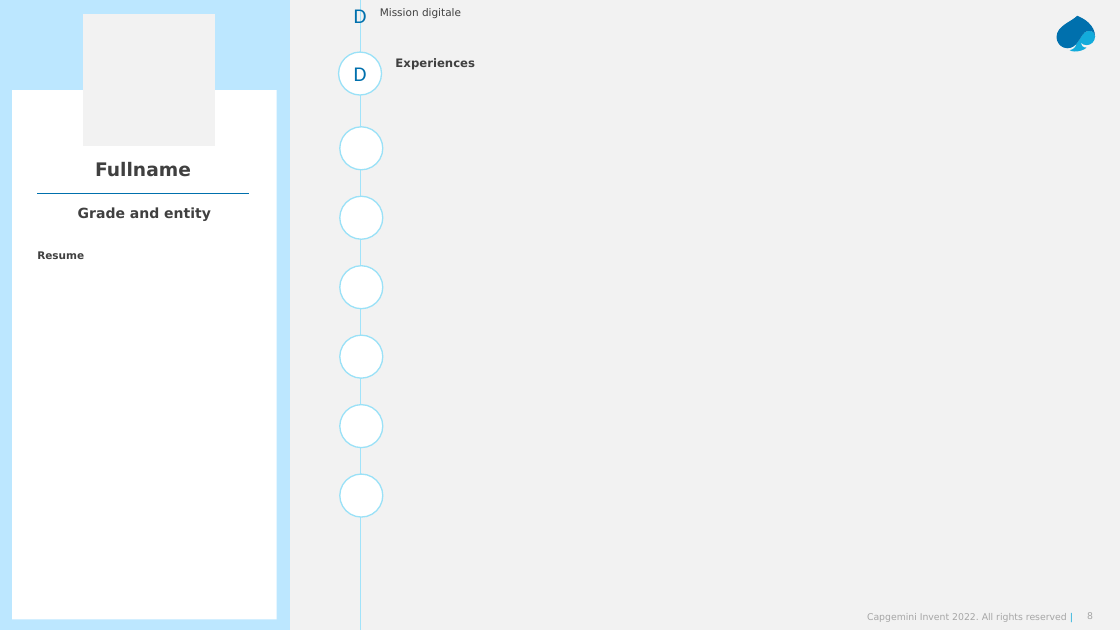
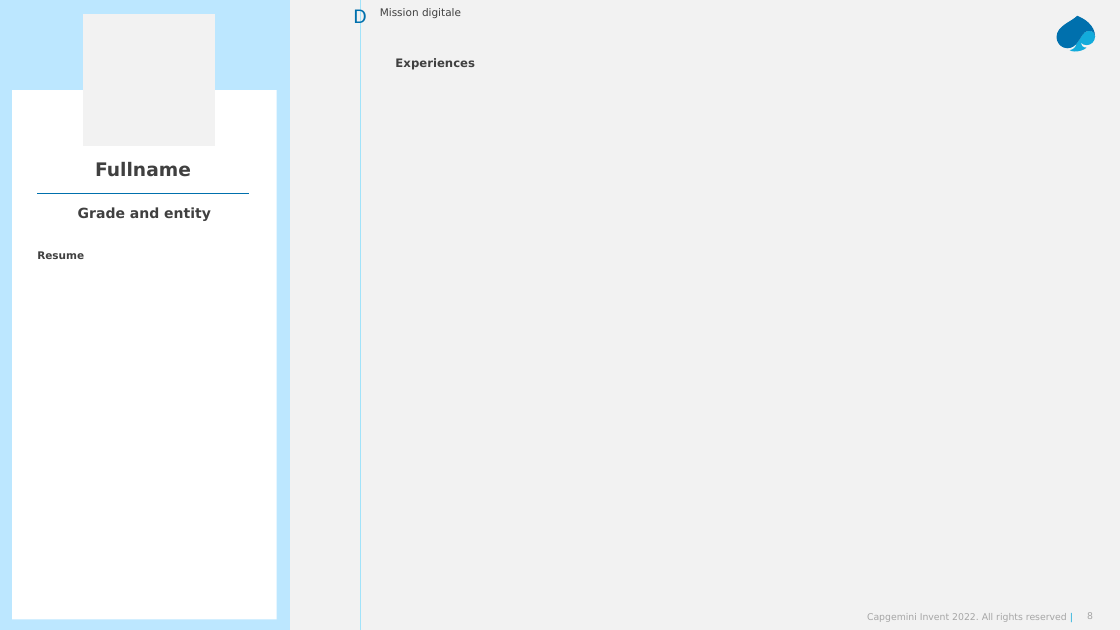
Before and after one commit to antoinebarbier022/cv-generator-tauri, a slide deck: slide 8 of src-tauri/resources/CV_Nom_Prenom_Capability.pptx. Drawn at 1120x630 pixels with LibreOffice and Linux fonts; fonts in the diff are those of the drawing. Boxes give left, top, right and bottom in pixels: in the first picture for what was removed or moved away, otherwise in the second. Text is boxed around its words. In the diff, an @@ line names an element or a change of style, - is before the commit and + after.

```diff
--- a/src-tauri/resources/CV_Nom_Prenom_Capability.pptx
+++ b/src-tauri/resources/CV_Nom_Prenom_Capability.pptx
@@ ellipse removed at <box>338,52,381,95</box> @@
@@ text removed at <box>354,67,367,81</box> @@
-D
@@ ellipse removed at <box>340,127,383,170</box> @@
@@ ellipse removed at <box>340,196,383,239</box> @@
@@ ellipse removed at <box>340,266,383,309</box> @@
@@ ellipse removed at <box>340,335,383,378</box> @@
@@ ellipse removed at <box>340,404,383,447</box> @@
@@ ellipse removed at <box>340,474,383,517</box> @@
```
Also in this commit, not shown: 4 other slides changed.
